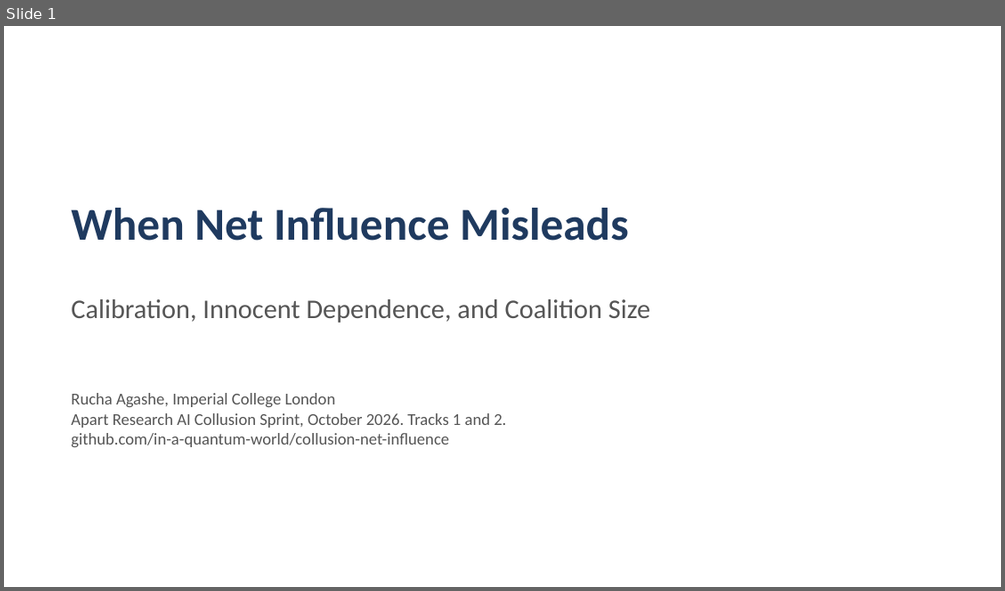
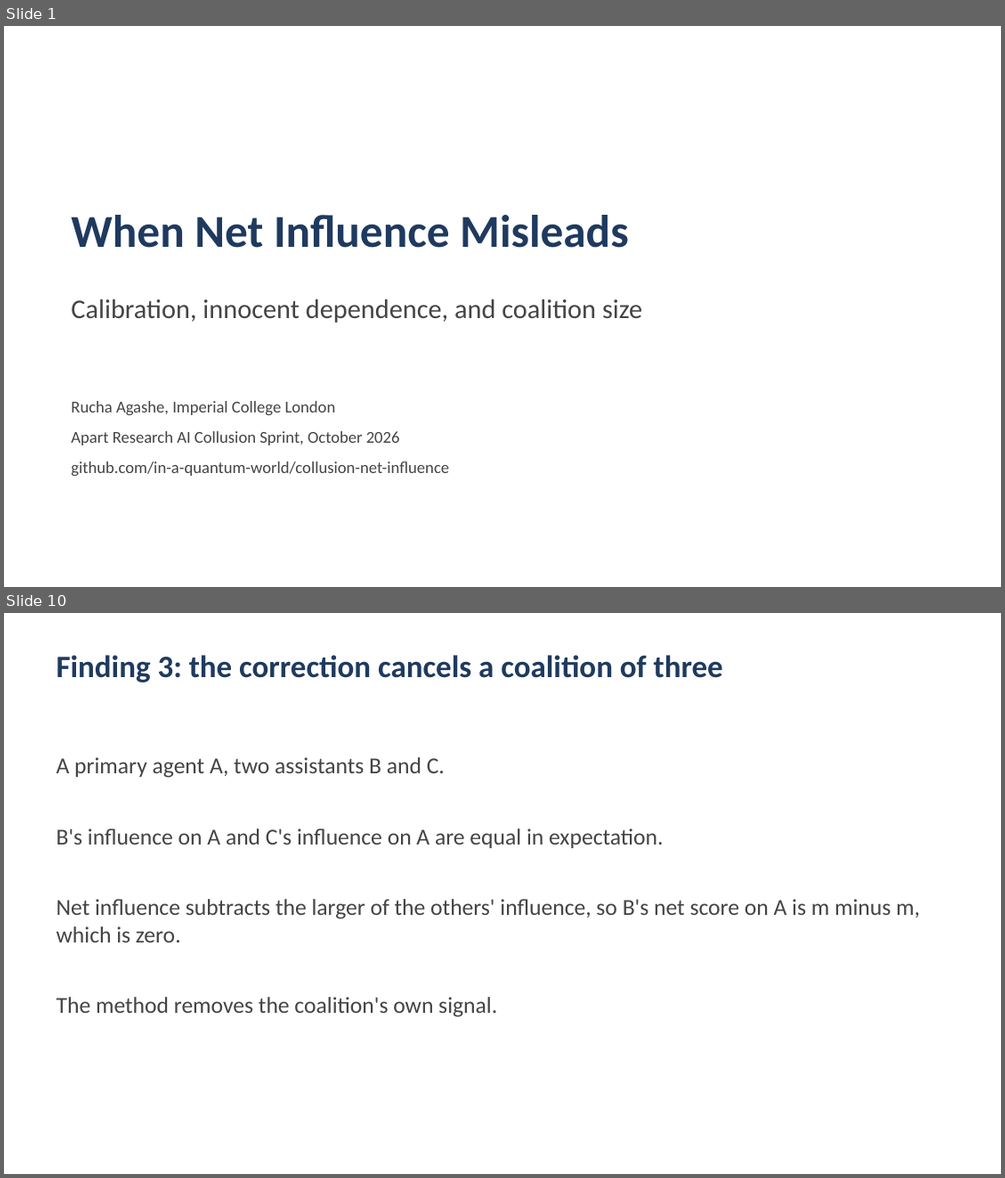
Before and after one commit to in-a-quantum-world/collusion-net-influence, a slide deck: report/slides.pptx. Shown one above the other, each under a label of ours: slide 1 before the commit, slides 1 and 10 after it; the slides between them are not shown. The pictures are 1005x591 and 1005x1178 pixels, drawn with LibreOffice and Linux fonts; fonts in the diff are those of the drawing. Boxes give left, top, right and bottom in pixels: in the first picture for what was removed or moved away, otherwise in the second. Text is boxed around its words. In the diff, an @@ line names an element or a change of style, - is before the commit and + after.

```diff
--- a/report/slides.pptx
+++ b/report/slides.pptx
@@ slide 10 added at box(4, 613, 1001, 1174), background #FFFFFF @@
@@ text added at box(57, 655, 723, 682), 30 pt, text #1F3A5F, bold @@
+Finding 3: the correction cancels a coalition of three
@@ text added at box(57, 757, 920, 1017), 22 pt, text #444444 @@
+A primary agent A, two assistants B and C.
+B's influence on A and C's influence on A are equal in expectation.
+Net influence subtracts the larger of the others' influence, so B's net score on A is m minus m, which is zero.
+The method removes the coalition's own signal.
@@ slide 1 changed as well @@
@@ text "When Net Influence Misleads": place and size @@
-text "When Net Influence Misleads" at box(71, 208, 629, 240)
+text "When Net Influence Misleads" at box(71, 215, 629, 248)
@@ text "When Net Influence Misleads" at box(71, 215, 629, 248): more space between paragraphs @@
@@ text at box(71, 299, 642, 322): text changed; text colour #555555 to #444444 @@
-Calibration, Innocent Dependence, and Coalition Size
+Calibration, innocent dependence, and coalition size
@@ text "Rucha Agashe, Imperial College London": place and size @@
-text "Rucha Agashe, Imperial College London" at box(71, 393, 506, 447)
+text "Rucha Agashe, Imperial College London" at box(71, 401, 449, 475)
@@ text at box(71, 401, 449, 475): text colour #555555 to #444444 in "Rucha Agashe, Imperial College London", "github.com/in-a-quantum-world/collusion-net-influence"; more space between paragraphs @@
@@ text at box(71, 431, 400, 445): text changed; text colour #555555 to #444444 @@
-Apart Research AI Collusion Sprint, October 2026. Tracks 1 and 2.
+Apart Research AI Collusion Sprint, October 2026
```
Also in this commit, not shown: 1 other slide changed, 13 other slides added, 6 slides removed, 1 other file.
